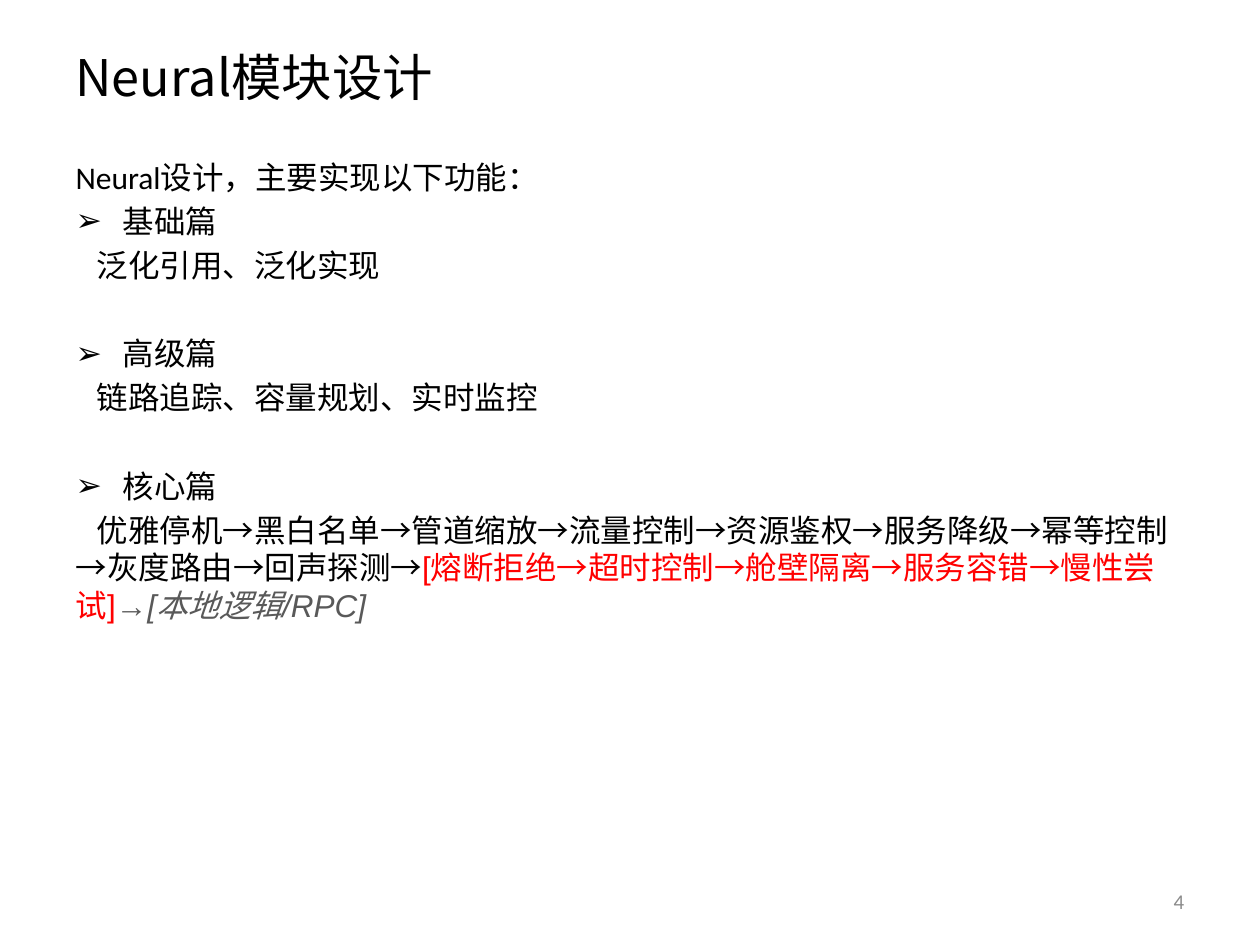
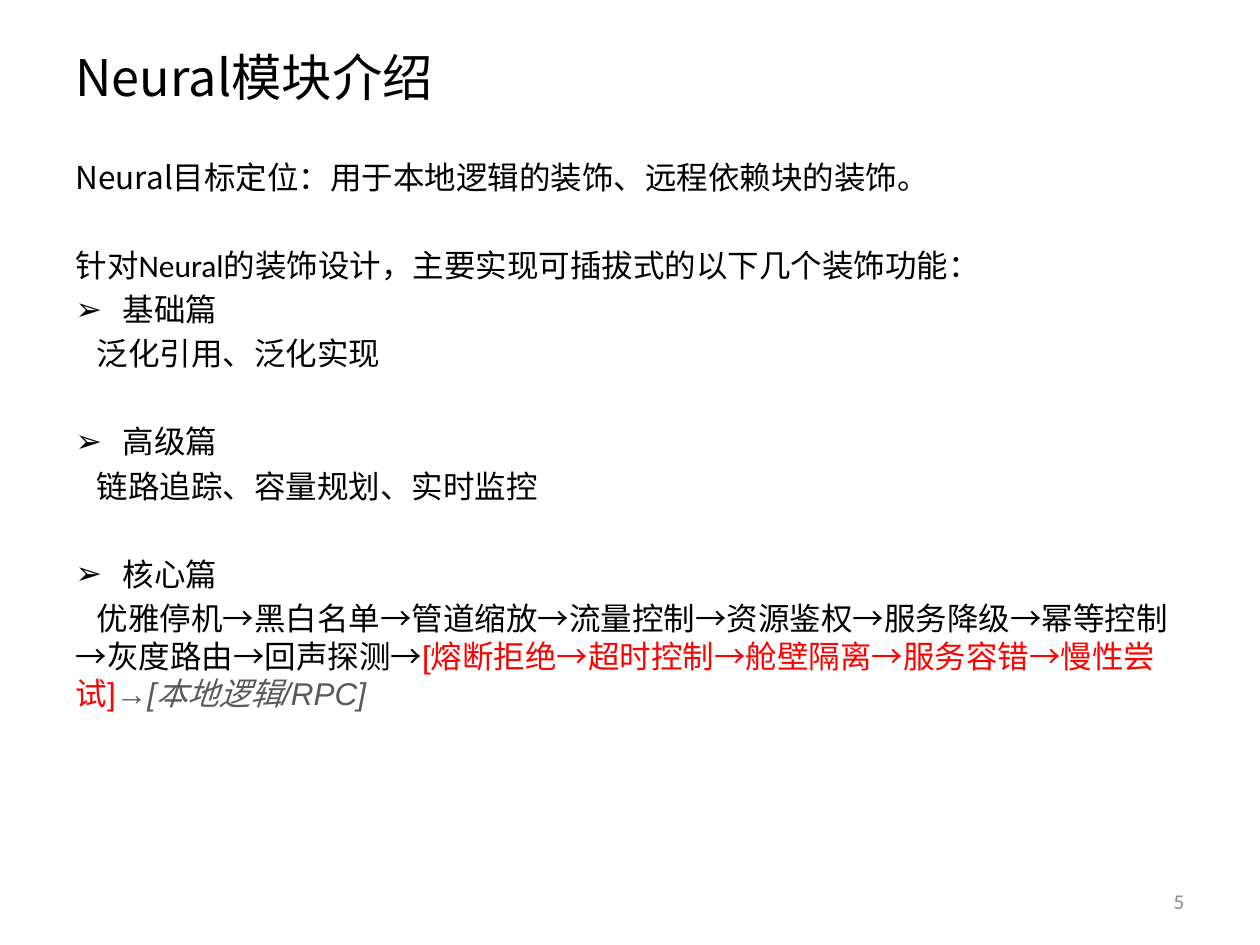
Before and after one commit to yessur3808/neural, a slide deck: slide 5 of docs/Neural_设计方案_V1.3.pptx (slide 4 before the commit). Drawn at 1260x945 pixels with LibreOffice and Linux fonts; fonts in the diff are those of the drawing. Boxes give left, top, right and bottom in pixels: in the first picture for what was removed or moved away, otherwise in the second. Text is boxed around its words. In the diff, an @@ line names an element or a change of style, - is before the commit and + after.

Commit message:
设计方案

```diff
--- a/docs/Neural_设计方案_V1.3.pptx
+++ b/docs/Neural_设计方案_V1.3.pptx
@@ title at <box>76,53,433,100</box>: text changed @@
-Neural模块设计
+Neural模块介绍
@@ text at <box>76,162,980,280</box>: text changed @@
-Neural设计，主要实现以下功能：
+Neural目标定位：用于本地逻辑的装饰、远程依赖块的装饰。
+针对Neural的装饰设计，主要实现可插拔式的以下几个装饰功能：
@@ page number at <box>1174,895,1185,909</box>: text changed @@
-4
+5
```
Also in this commit, not shown: 16 other slides changed, 9 slides added, 1 slide removed.
